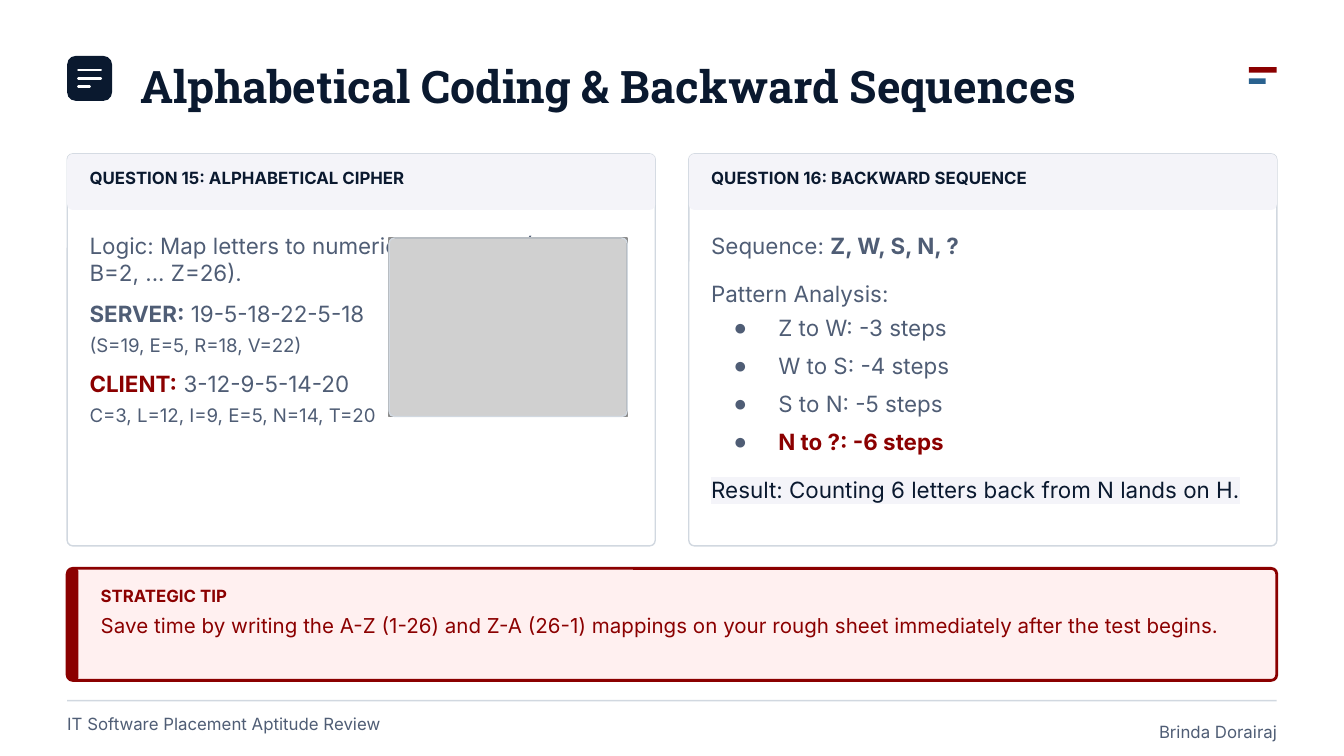
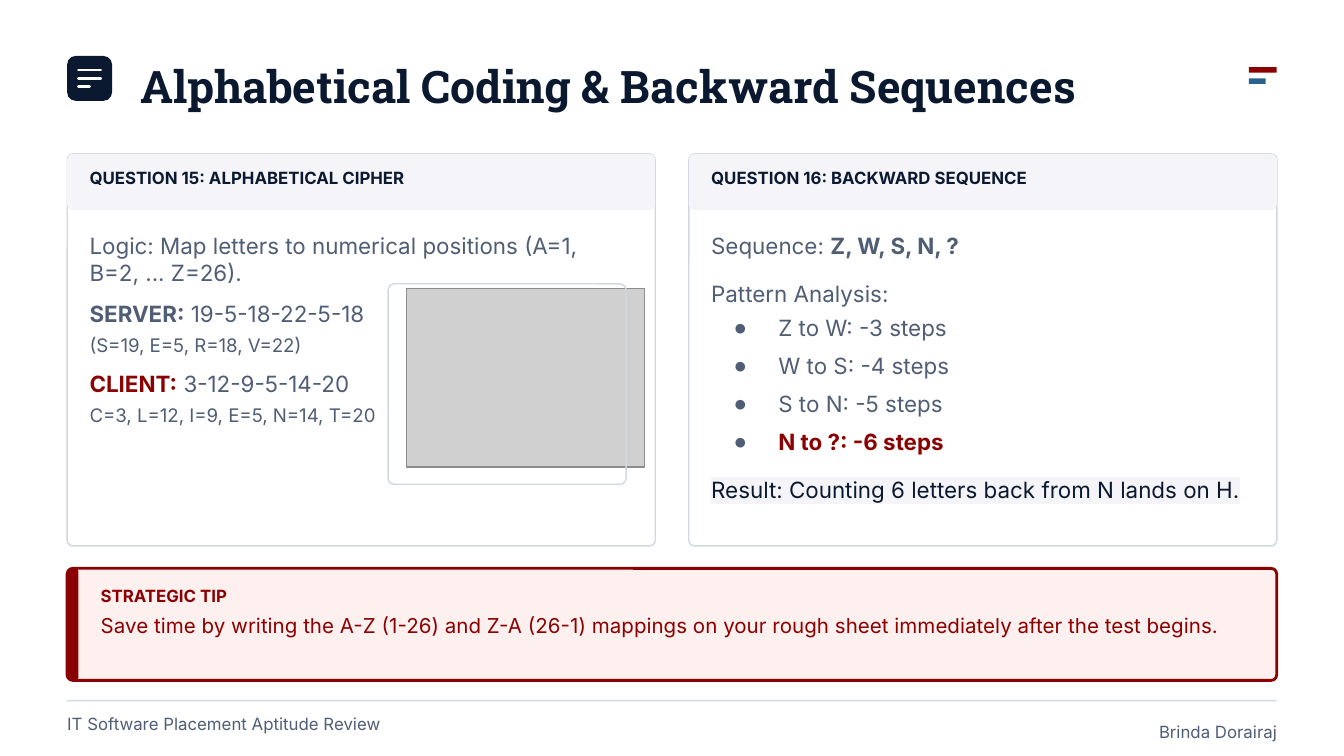
Before and after one commit to brinda-25/workshop, a slide deck: slide 9 of Day1/aptitude/aptitude_quiz.pptx. Drawn at 1344x756 pixels with LibreOffice and Linux fonts; fonts in the diff are those of the drawing; grey boxes stand for pictures. Boxes give left, top, right and bottom in pixels: in the first picture for what was removed or moved away, otherwise in the second. Text is boxed around its words. In the diff, an @@ line names an element or a change of style, - is before the commit and + after.

```diff
--- a/Day1/aptitude/aptitude_quiz.pptx
+++ b/Day1/aptitude/aptitude_quiz.pptx
@@ rounded rectangle: place and size @@
-rounded rectangle at [390,238,628,417]
+rounded rectangle at [388,284,626,484]
@@ picture: place and size @@
-picture at [390,238,628,417]
+picture at [406,289,644,468]
```
Also in this commit, not shown: 7 other slides changed, 1 other file.
